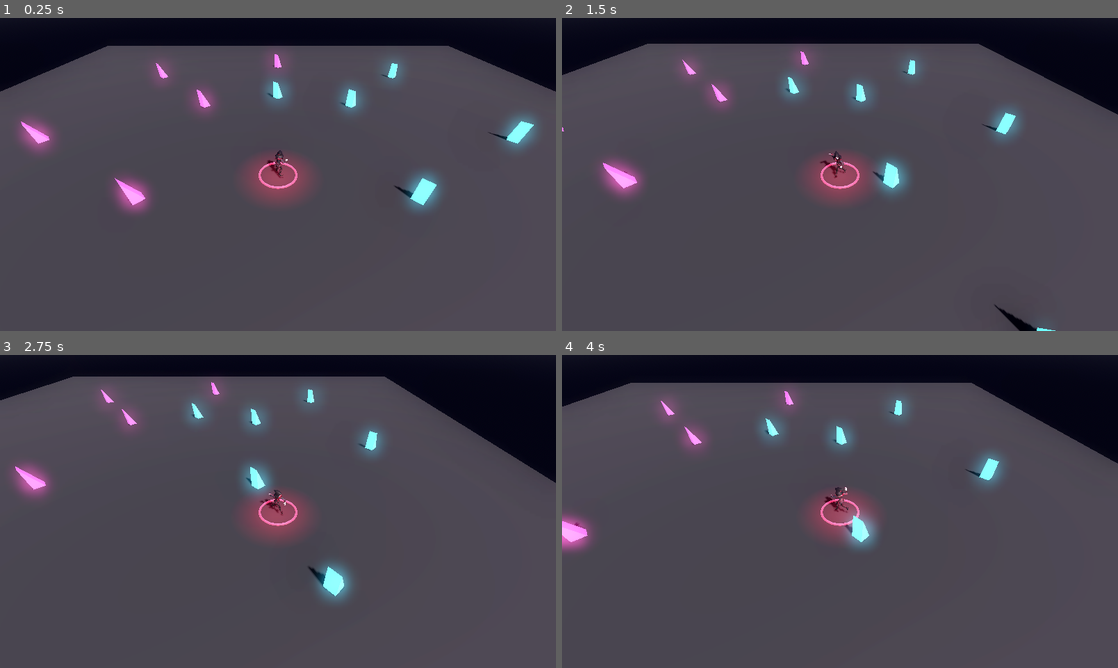
Above: before the commit, frames 1-4 (two rows, left to right).
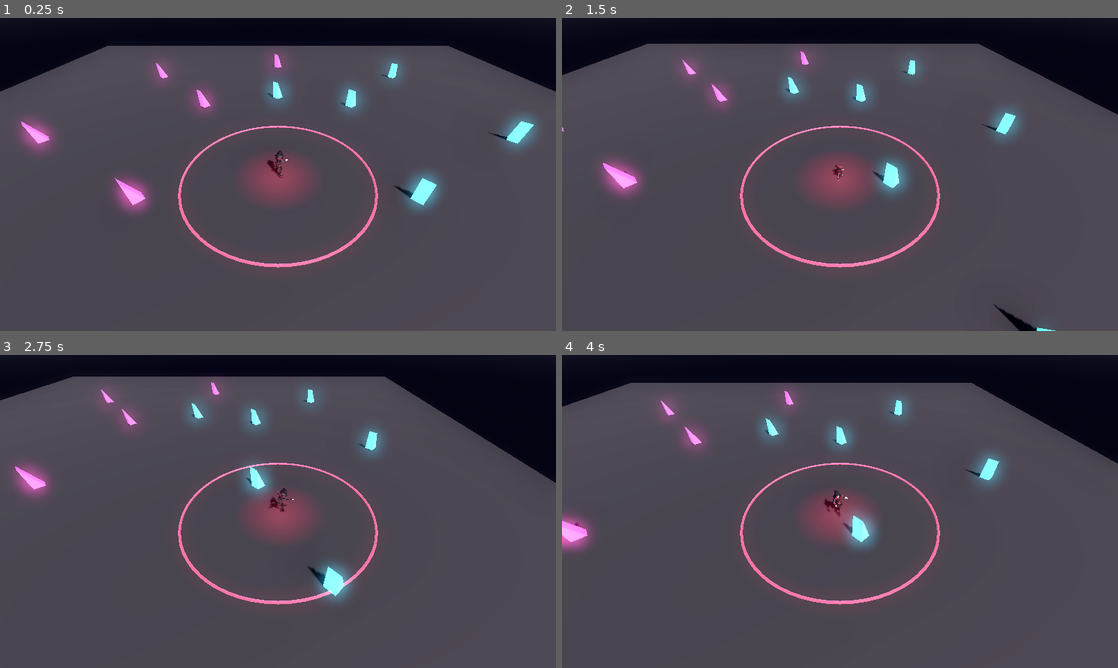
Above: after the commit, the same moments.

Repository: v-prokofev/MisterV
Game: Godot game, scene res://scenes/main.tscn
Same seed, same stepped clock (60 frames per second), same inputs: the game is played once before the commit and once after it.
Inputs (mouse positions are in pixels of both pictures, inside the frame that each line leads up to):
- Up to frame 1 (0.25 s): no input
- Up to frame 2 (1.5 s): tap Enter at 0.5 s; move the mouse to (962, 158) at 0.52 s; hold D (move_right) 0.53-1.28 s; click (962, 158) at 0.67 s; move the mouse to (728, 190) at 1.27 s; hold S (move_backward) from 1.28 s (still down)
- Up to frame 3 (2.75 s): move the mouse to (333, 442) at 2.02 s; release S (move_backward) at 2.03 s; hold D (move_right) from 2.03 s (still down)
- Up to frame 4 (4 s): move the mouse to (812, 574) at 2.77 s; release D (move_right) at 2.78 s; hold W (move_forward) 2.78-3.53 s; click (812, 574) at 2.92 s; move the mouse to (1006, 558) at 3.52 s; hold A (move_left) from 3.53 s (still down)

The runs differ from the first frame. In frame 1, 0.9% of the frame differs, in the area x 32-68%, y 34-80%; in frame 2, 1.1%; in frame 3, 1.1%; in frame 4, 1.1%.

Commit message:
Add bright birth flash and smooth color fade transition on crystal respawn

Diff:
--- a/src/scripts/destructible_object.gd
+++ b/src/scripts/destructible_object.gd
@@ -78,9 +78,38 @@
 	visible = true
 	collision_shape.set_deferred("disabled", false)
 
-	# Spawn respawn particle flash
+	# Spawn respawn particle flash & bright birth animation
 	_create_particle_burst()
+	_animate_respawn_glow()
 	print("Destructible ", name, " HAS RESPAWNED!")
+
+func _animate_respawn_glow() -> void:
+	if not mesh_instance:
+		return
+
+	var respawn_mat = StandardMaterial3D.new()
+	respawn_mat.roughness = 0.2
+	respawn_mat.metallic = 0.3
+	respawn_mat.emission_enabled = true
+
+	# Born super bright white with high emission energy
+	respawn_mat.albedo_color = Color(1.0, 1.0, 1.0)
+	respawn_mat.emission = Color(1.0, 1.0, 1.0)
+	respawn_mat.emission_energy_multiplier = 8.0
+
+	mesh_instance.set_surface_override_material(0, respawn_mat)
+	mesh_instance.scale = Vector3(0.2, 0.2, 0.2)
+
+	var tween = create_tween().set_parallel(true)
+	tween.tween_property(respawn_mat, "albedo_color", object_color, 1.2).set_trans(Tween.TRANS_CUBIC).set_ease(Tween.EASE_OUT)
+	tween.tween_property(respawn_mat, "emission", object_color, 1.2).set_trans(Tween.TRANS_CUBIC).set_ease(Tween.EASE_OUT)
+	tween.tween_property(respawn_mat, "emission_energy_multiplier", 1.5, 1.2).set_trans(Tween.TRANS_QUAD).set_ease(Tween.EASE_OUT)
+	tween.tween_property(mesh_instance, "scale", Vector3.ONE, 0.5).set_trans(Tween.TRANS_BACK).set_ease(Tween.EASE_OUT)
+
+	await tween.finished
+	if is_instance_valid(mesh_instance) and not is_destroyed:
+		mesh_instance.scale = Vector3.ONE
+		mesh_instance.set_surface_override_material(0, original_material)
 
 func _create_shatter_debris() -> void:
 	var num_chunks = 8
--- a/src/scripts/player.gd
+++ b/src/scripts/player.gd
@@ -1,7 +1,7 @@
 extends CharacterBody3D
 
 @export var move_speed: float = 6.5
-@export var attack_range: float = 1.233
+@export var attack_range: float = 6
 @export var attack_cooldown: float = 2.4
 @export_range(0.0, 1.0) var attack_cast_point_ratio: float = 0.40
 @export var magic_sphere_scene: PackedScene = preload("res://scenes/magic_sphere.tscn")
Not shown, changed: lor.md
